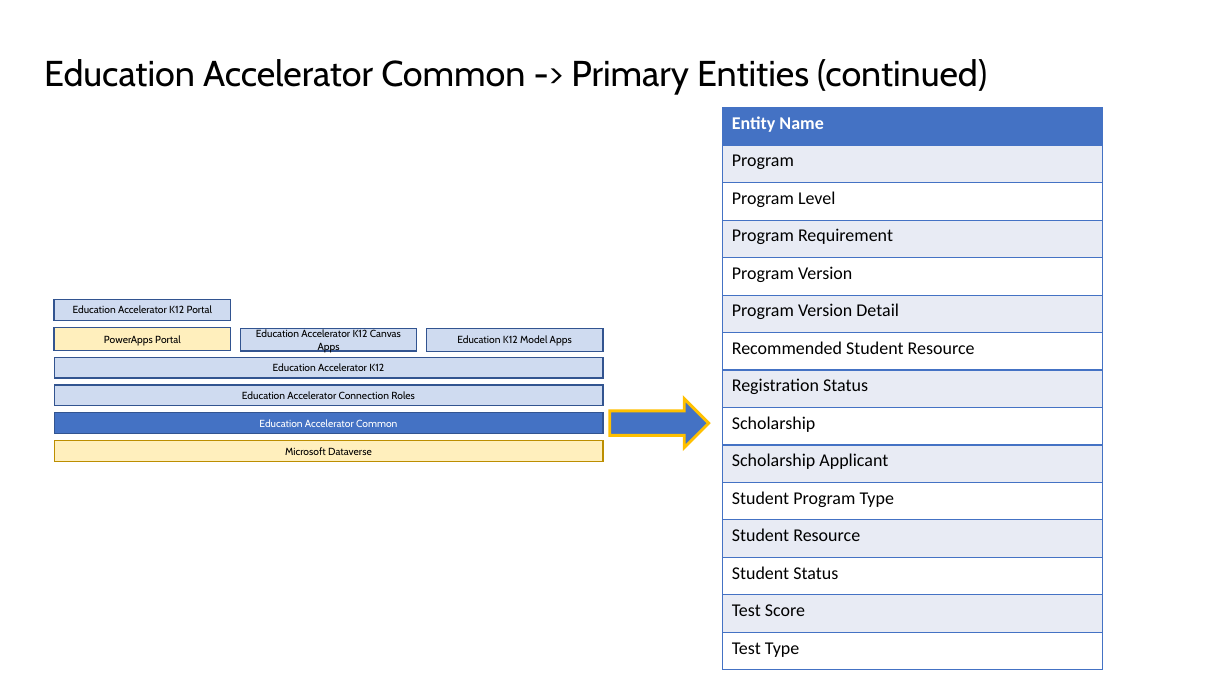
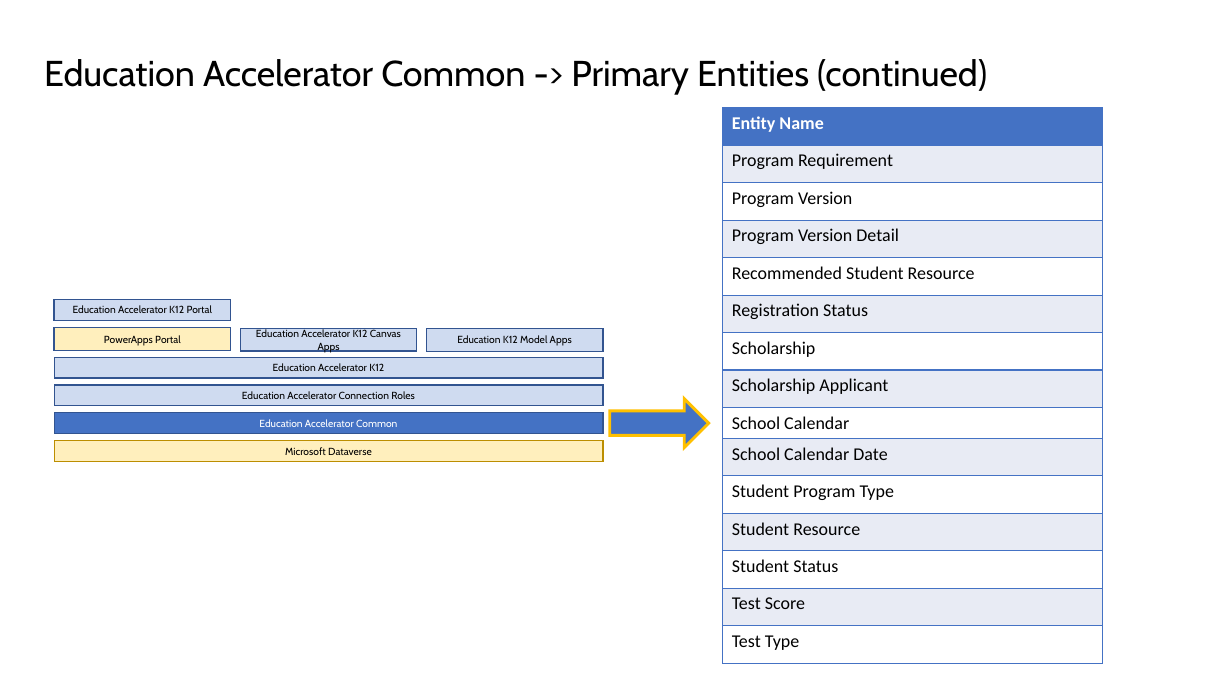
Before and after one commit to microsoft/Industry-Accelerator-Education, a slide deck: slide 4 of documentation/K12.Solution.Packaging.Design & ERD.pptx (slide 3 before the commit). Drawn at 1232x693 pixels with LibreOffice and Linux fonts; fonts in the diff are those of the drawing. Boxes give left, top, right and bottom in pixels: in the first picture for what was removed or moved away, otherwise in the second. Text is boxed around its words. In the diff, an @@ line names an element or a change of style, - is before the commit and + after.

```diff
--- a/documentation/K12.Solution.Packaging.Design & ERD.pptx
+++ b/documentation/K12.Solution.Packaging.Design & ERD.pptx
@@ table at (723, 108, 1103, 664) @@
-row 2: Program
-row 3: Program Level
+row 9: School Calendar
+row 10: School Calendar Date
```
Also in this commit, not shown: 7 other slides changed, 1 slide added, 33 other files.
